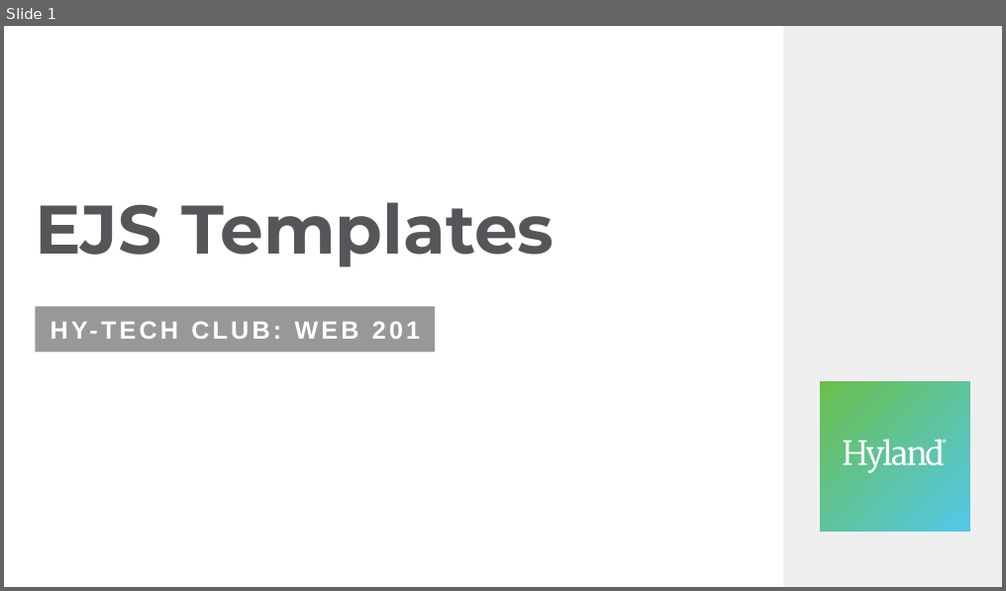
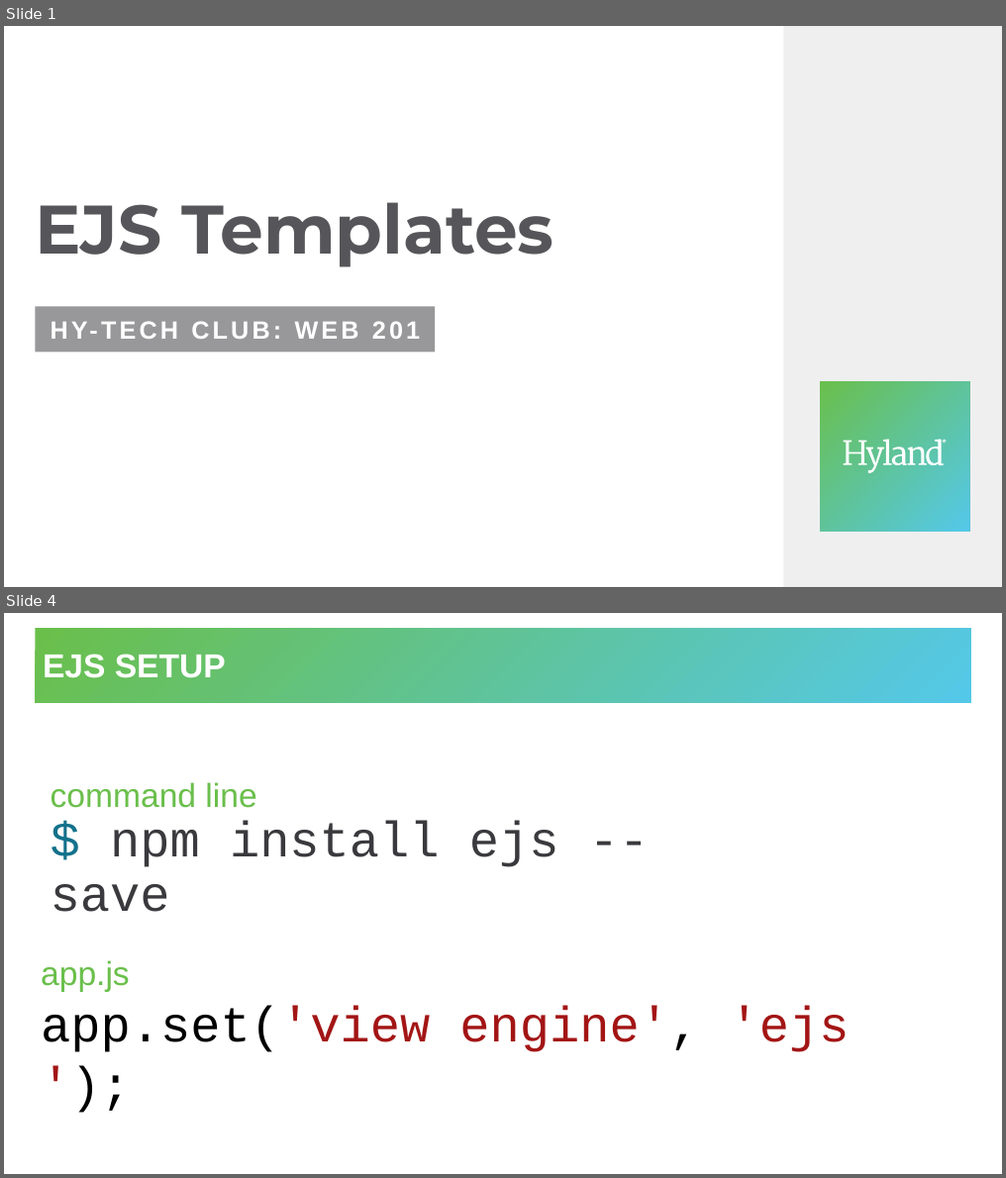
Before and after one commit to hytechclub/web-201, a slide deck: EjsTemplates/EjsTemplates.pptx. Shown one above the other, each under a label of ours: slide 1 before the commit, slides 1 and 4 after it; the slides between them are not shown. The pictures are 1006x591 and 1006x1178 pixels, drawn with LibreOffice and Linux fonts; fonts in the diff are those of the drawing. Boxes give left, top, right and bottom in pixels: in the first picture for what was removed or moved away, otherwise in the second. Text is boxed around its words. In the diff, an @@ line names an element or a change of style, - is before the commit and + after.

```diff
--- a/EjsTemplates/EjsTemplates.pptx
+++ b/EjsTemplates/EjsTemplates.pptx
@@ slide 4 added at (x1=4, y1=613, x2=1002, y2=1174), background #FFFFFF @@
@@ title added at (x1=36, y1=628, x2=971, y2=703), fill gradient #6ABF4B to #54C8E8, 32 pt, text #FFFFFF, bold @@
+EJS SETUP
@@ text added at (x1=51, y1=782, x2=559, y2=912), 48 pt, text #3A3A3E @@
+command line
+$ npm install ejs --save
@@ text added at (x1=41, y1=960, x2=849, y2=1053), 48 pt, text #A31515 @@
+app.js
+app.set('view engine', 'ejs');
```
Also in this commit, not shown: 2 slides changed, 5 other slides added, 2 slides removed, 1 other file.
